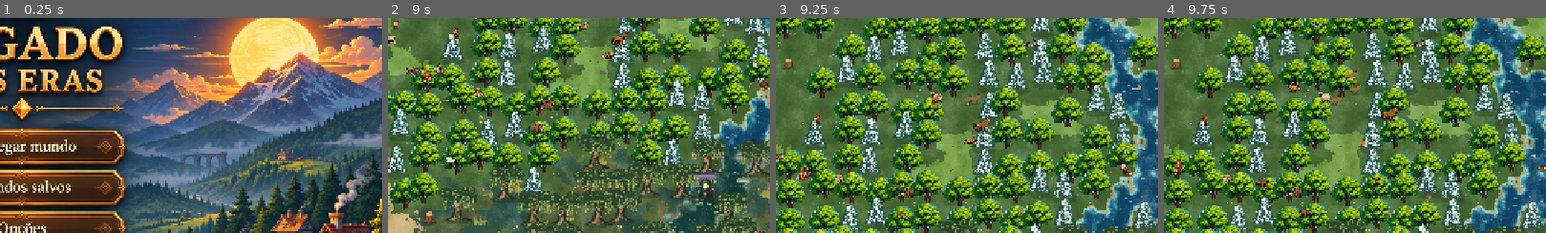
Above: before the commit, frames 1-4 (left to right).
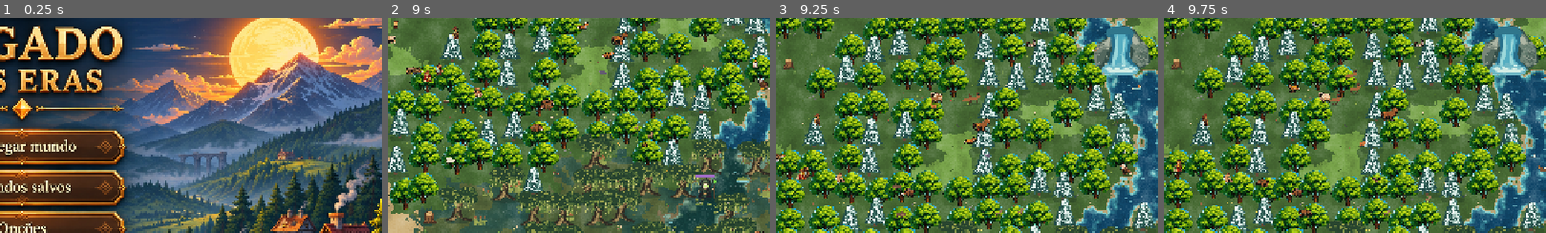
Above: after the commit, the same moments.

Repository: contateste123455667788994321-max/legados-das-eras
Game: Godot game, scene res://scenes/Main.tscn
Two runs of this game, one before a commit and one after it. Both use one fixed random seed, a clock stepped at 60 frames per second and the inputs below.
Inputs (mouse positions are % of the whole screen's width and height, from its top left):
- Up to frame 1 (0.25 s): no input
- Up to frame 2 (9 s): click "Carregar mundo" at 0.5 s; click "Criar e jogar" at 1.25 s; click "1x" at 2 s; click "2x" at 2.75 s; tap Enter at 3.5 s; move the mouse to (72, 45) at 3.52 s; hold D 3.53-4.25 s; click (72, 45) at 3.67 s; drag from (30, 55) to (45, 70) at 4.27 s; move the mouse to (60, 28) at 5.02 s; hold D 5.03-5.75 s; drag from (45, 70) to (20, 35) at 5.77 s; move the mouse to (80, 65) at 6.52 s; hold A 6.53-7.25 s; drag from (20, 35) to (35, 25) at 7.27 s; move the mouse to (55, 50) at 8.02 s; hold S 8.03-8.75 s; click (55, 50) at 8.17 s; drag from (35, 25) to (30, 55) at 8.77 s
- Up to frame 3 (9.25 s): no input
- Up to frame 4 (9.75 s): move the mouse to (72, 45) at 9.52 s; hold W from 9.53 s (still down)
The pictures show only the part of the screen within x 47-97%, y 12-62%; the shares and areas given below are measured in that part.

Frames 1-2 are identical in both runs. In frame 3, 2.4% of the frame differs, in the area x 82-98%, y 3-27%; in frame 4, 2.4%.

Commit message:
Restringe pesca a margens dos rios reais e posiciona cachoeiras em trechos conectados

Diff:
--- a/scripts/world.gd
+++ b/scripts/world.gd
@@ -457,24 +457,58 @@
 	# Rações menores para moradores comuns durante escassez.
 	return minf(0.2,maxf(0.0,available-reserve))
 
-func fishing_position(town:Dictionary) -> Dictionary:
-	var site:Dictionary=local_site("fish",int(town["id"]))
-	if not blockade_active(town): return site
-	var origin:=Vector2(float(town["x"]),float(town["y"]))
+# Pesca somente nas margens dos dois rios reais, nunca em pocoes do brejo.
+func is_river_cell(x:int,y:int) -> bool:
+	if x<0 or y<0 or x>=WIDTH or y>=SIZE: return false
+	if str(tiles[y][x])!="water": return false
+	for index in range(2):
+		var a:int=river_x(y,index)
+		var b:int=river_x(maxi(0,y-1),index)
+		if x>=mini(a,b) and x<=maxi(a,b): return true
+	return false
+
+func fishing_water(bank:Vector2) -> Vector2:
+	var x:int=roundi(bank.x)
+	var y:int=roundi(bank.y)
+	if x<1 or y<1 or x>=WIDTH-1 or y>=SIZE-1: return Vector2(-1,-1)
+	if str(tiles[y][x]) in ["water","mountain"] or water_depth(Vector2(x,y))>0.0: return Vector2(-1,-1)
+	for offset in [Vector2i(1,0),Vector2i(-1,0),Vector2i(0,1),Vector2i(0,-1)]:
+		if is_river_cell(x+offset.x,y+offset.y): return Vector2(x+offset.x,y+offset.y)
+	return Vector2(-1,-1)
+
+func _nearest_river_bank(origin:Vector2,radius:float=INF) -> Dictionary:
 	var best:Dictionary={}
 	var distance:float=INF
-	for y in range(maxi(1,int(origin.y)-5),mini(SIZE-1,int(origin.y)+6)):
-		for x in range(maxi(1,int(origin.x)-5),mini(WIDTH-1,int(origin.x)+6)):
-			var q:=Vector2(x,y)
-			if q.distance_to(origin)>4.8 or water_depth(q)>0.0: continue
-			if str(tiles[y][x])=="mountain": continue
-			var near_water:bool=false
-			for offset in [Vector2i(1,0),Vector2i(-1,0),Vector2i(0,1),Vector2i(0,-1)]:
-				if str(tiles[y+offset.y][x+offset.x])=="water": near_water=true
-			if near_water and q.distance_squared_to(origin)<distance:
-				distance=q.distance_squared_to(origin)
-				best={"x":x,"y":y,"kind":"fish"}
+	for y in range(1,SIZE-1):
+		for index in range(2):
+			var a:int=river_x(y,index)
+			var b:int=river_x(y-1,index)
+			for x in range(maxi(1,mini(a,b)-2),mini(WIDTH-1,maxi(a,b)+3)):
+				var q:=Vector2(x,y)
+				var d:float=q.distance_squared_to(origin)
+				if d>=distance or d>radius*radius: continue
+				var water:Vector2=fishing_water(q)
+				if water.x<0: continue
+				distance=d
+				best={"x":x,"y":y,"kind":"fish","water_x":water.x,"water_y":water.y}
 	return best
+
+func fishing_position(town:Dictionary) -> Dictionary:
+	var origin:=Vector2(float(town["x"]),float(town["y"]))
+	if blockade_active(town): return _nearest_river_bank(origin,4.8)
+	var site:Dictionary=local_site("fish",int(town["id"]))
+	if not site.is_empty():
+		var water:Vector2=fishing_water(Vector2(float(site["x"]),float(site["y"])))
+		if water.x>=0:
+			site["water_x"]=water.x
+			site["water_y"]=water.y
+			return site
+	var replacement:Dictionary=_nearest_river_bank(origin)
+	if not replacement.is_empty():
+		replacement["town"]=town["id"]
+		if not site.is_empty(): sites.erase(site)
+		sites.append(replacement)
+	return replacement
 
 func _grow_economies() -> void:
 	for town in towns:
@@ -835,7 +869,11 @@
 			if bool(town.get(kind,false)):
 				var pos:Vector2=workshop_position(town,kind)
 				sites.append({"kind":kind,"x":pos.x,"y":pos.y,"town":town["id"]})
-		for kind in ["fish","mine"]:
+		var bank:Dictionary=_nearest_river_bank(origin)
+		if not bank.is_empty():
+			bank["town"]=town["id"]
+			sites.append(bank)
+		for kind in ["mine"]:
 			var best: float=10000.0
 			var chosen:=Vector2(-1,-1)
 			for y in range(1,SIZE-1):
@@ -851,10 +889,13 @@
 						best=d
 						chosen=Vector2(x,y)
 			if chosen.x>=0: sites.append({"kind":kind,"x":chosen.x,"y":chosen.y,"town":town["id"],"developed":false,"work":0.0})
-	for x in range(1,WIDTH-1):
-		if str(tiles[2][x])=="water" and str(tiles[3][x])=="water":
-			sites.append({"kind":"waterfall","x":x,"y":2})
-			if x>20: break
+	# Uma queda por rio, em trecho reto e conectado.
+	for index in range(2):
+		for y in range(2,7):
+			var x:int=river_x(y,index)
+			if is_river_cell(x,y-1) and is_river_cell(x,y) and is_river_cell(x,y+1):
+				sites.append({"kind":"waterfall","x":x,"y":y})
+				break
 
 func _seed_wildlife() -> void:
 	for i in range(24):
@@ -1951,7 +1992,11 @@
 	var town:Dictionary={"id":id,"name":"Nova tribo "+str(id),"x":int(p.x),"y":int(p.y),"hostile":false,"leader":0,"food": …(324 unchanged characters)…
 	towns.append(town)
 	# Novas tribos recebem locais naturais de coleta, nao estruturas prontas.
-	for kind in ["fish","mine"]:
+	var bank:Dictionary=_nearest_river_bank(p)
+	if not bank.is_empty():
+		bank["town"]=id
+		sites.append(bank)
+	for kind in ["mine"]:
 		var best:float=10000.0
 		var chosen:=Vector2(-1,-1)
 		var wanted:String="water" if kind=="fish" else "mountain"
